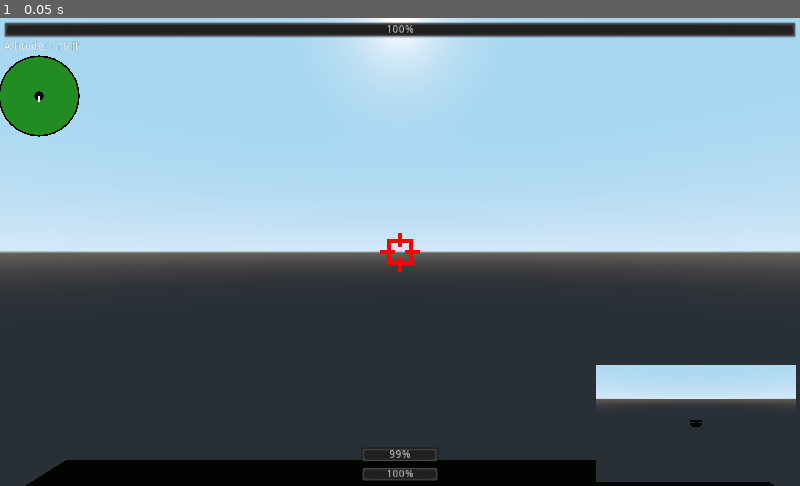
Above: before the commit, frame 1.
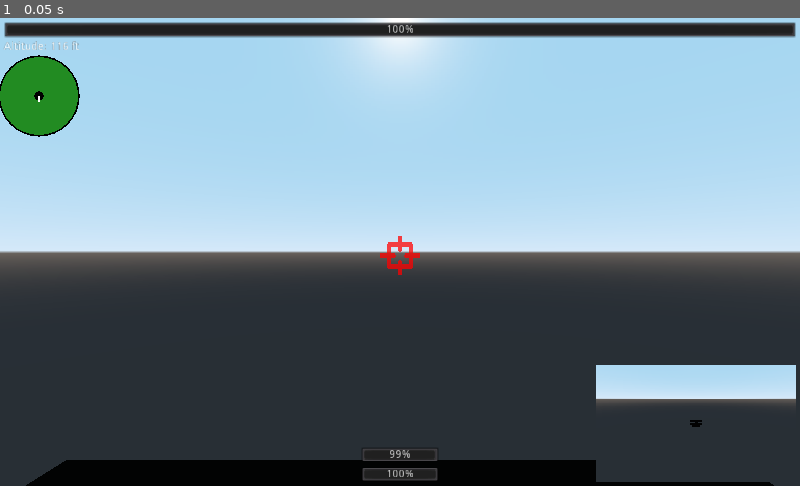
Above: after the commit, the same moment.

Repository: the-alex-g/Biplanes
Game: Godot game, scene res://Plane/PlaneHandler.tscn
Same seed, same stepped clock (60 frames per second), same inputs: the game is played once before the commit and once after it. This scene is started directly instead of the project's main scene.
Inputs:
- Up to frame 1 (0.05 s): no input

The runs differ from the first frame. In frame 1, 0.2% of the frame differs, in the area x 47-53%, y 45-55%.
Error before the commit: Division By Zero in operator '/'. (res://Plane/PlaneHandler.gd:53)
Error after the commit: Division By Zero in operator '/'. (res://Plane/PlaneHandler.gd:54)

Commit message:
Add firing range upgrade

Diff:
--- a/project/Plane/AutomatedPlane/AutomatedPlane.tscn
+++ b/project/Plane/AutomatedPlane/AutomatedPlane.tscn
@@ -5,7 +5,7 @@
 [ext_resource path="res://Plane/stripe_shader.gdshader" type="Shader" id=3]
 
 [sub_resource type="BoxShape" id=3]
-extents = Vector3( 1, 1, 4 )
+extents = Vector3( 1.5, 1, 4 )
 
 [sub_resource type="ShaderMaterial" id=6]
 shader = ExtResource( 3 )
@@ -26,7 +26,7 @@
 script = ExtResource( 2 )
 
 [node name="CollisionShape" type="CollisionShape" parent="."]
-transform = Transform( 1, 0, 0, 0, 1, 0, 0, 0, 1, 0, 1, 1 )
+transform = Transform( 1, 0, 0, 0, 1, 0, 0, 0, 1, 0, 0, 0.5 )
 shape = SubResource( 3 )
 
 [node name="Body" type="CSGMesh" parent="."]
--- a/project/Plane/Biplane.gd
+++ b/project/Plane/Biplane.gd
@@ -5,6 +5,7 @@
 signal update_health(value)
 signal update_ammo(value)
 signal dead(killer_id)
+signal can_hit(value)
 
 # turning speed in revolutions per second
 export var turn_speed := 1.0
@@ -22,6 +23,7 @@
 export var max_health := 60.0
 export var max_fuel := 120.0
 export var max_ammo := 20
+export var gun_range := 100.0 setget _set_range
 
 var _health := 60.0
 var _secs_fuel := 120.0
@@ -32,6 +34,7 @@
 var player_id := ""
 var color : Color setget _set_color
 var dead := false
+var range_finder := false
 
 onready var _reload_timer : Timer = $ReloadTimer
 
@@ -87,6 +90,9 @@
 			 randf() - 0.5
 		) * delta * 2
 
+	if range_finder:
+		emit_signal("can_hit", _check_range())
+
 
 func _calculate_rotation_inertia(yaw:float, pitch:float, delta:float)->void:
 	var percent_total_speed := _actual_speed / flight_speed
@@ -111,6 +117,13 @@
 #			_rotation_inertia.z = 0
 #	elif roll != 0 and abs(_rotation_inertia.z) < roll_speed:
 #		_rotation_inertia.z += roll * delta * accel_factor * percent_total_speed * roll_speed / turn_speed
+
+
+func _check_range()->bool:
+	for object in $Body/FiringCone.get_overlapping_bodies():
+		if object.has_method("damage"):
+			return true
+	return false
 
 
 func _shoot()->void:
@@ -190,6 +203,21 @@
 		"manuverability":
 			accel_factor *= 1.25
 			deaccel_factor *= 1.25
+		"range":
+			_set_range(gun_range + 10)
+
+
+func _set_range(value:float)->void:
+	gun_range = value
+	var spread := gun_range * 0.04
+	var shape := [
+		Vector3.ZERO,
+		Vector3(spread, gun_range, spread),
+		Vector3(-spread, gun_range, spread),
+		Vector3(-spread, gun_range, -spread),
+		Vector3(spread, gun_range, -spread)
+	]
+	$Body/FiringCone/CollisionShape.shape.points = shape
 
 
 func restart()->void:
--- a/project/Plane/Biplane.tscn
+++ b/project/Plane/Biplane.tscn
@@ -4,7 +4,7 @@
 [ext_resource path="res://Plane/Meshes/Biplane.obj" type="ArrayMesh" id=2]
 
 [sub_resource type="BoxShape" id=3]
-extents = Vector3( 1, 1, 4 )
+extents = Vector3( 1.75, 1, 4 )
 
 [sub_resource type="ConvexPolygonShape" id=2]
 points = PoolVector3Array( 0, 0, 0, 4, 100, -4, 4, 100, 4, -4, 100, 4, -4, 100, -4 )
@@ -18,10 +18,9 @@
 
 [node name="Biplane" type="KinematicBody"]
 script = ExtResource( 1 )
-gravity_mitigation = 0.0
 
 [node name="CollisionShape" type="CollisionShape" parent="."]
-transform = Transform( 1, 0, 0, 0, 1, 0, 0, 0, 1, 0, 1, 1 )
+transform = Transform( 1, 0, 0, 0, 1, 0, 0, 0, 1, 0, 0, 0.5 )
 shape = SubResource( 3 )
 
 [node name="Body" type="CSGMesh" parent="."]
--- a/project/Plane/HUDComponents/LevelUp.gd
+++ b/project/Plane/HUDComponents/LevelUp.gd
@@ -5,19 +5,20 @@
 signal upgrade(field)
 
 enum OptionSets {MAIN, ENGINES, GUNS, FRAME}
-enum ButtonMaps {A, B, X, Y}
 
+const BUTTON_MAPS := {"A":0, "B":1, "X":2, "Y":3, "Back":10}
 const UPGRADE_FIELDS := [
-	["Engines", "Guns", "Frame", "Launch"],
-	["speed", "fuel", "", "Back"],
-	["damage", "ammo", "reload", "Back"],
-	["health", "manuverability", "", "Back"],
+	["Engines", "Guns", "Frame", "", "Launch"],
+	["speed", "fuel", "", "", "Back"],
+	["damage", "ammo", "reload", "range", "Back"],
+	["health", "manuverability", "", "", "Back"],
 ]
 
 onready var option_text_1 : Label = $VBoxContainer/Option1/Text
 onready var option_text_2 : Label = $VBoxContainer/Option2/Text
 onready var option_text_3 : Label = $VBoxContainer/Option3/Text
 onready var option_text_4 : Label = $VBoxContainer/Option4/Text
+onready var option_text_5 : Label = $VBoxContainer/Option5/Text
 onready var resources_label : Label = $VBoxContainer/Label
 
 export var disabled := false
@@ -27,8 +28,8 @@
 var _menu : int = OptionSets.MAIN setget _set_menu
 var _costs := {
 	"speed":10, "fuel":10,
-	"damage":10, "ammo":10, "reload":5,
-	"health":15, "manuverability":10,
+	"damage":10, "ammo":10, "reload":5, "range":10,
+	"health":15, "manuverability":10, "new plane":-20
 }
 
 
@@ -46,45 +47,49 @@
 				match _menu:
 					OptionSets.MAIN:
 						match event.button_index:
-							ButtonMaps.A:
+							BUTTON_MAPS.A:
 								_set_menu(OptionSets.ENGINES)
-							ButtonMaps.X:
+							BUTTON_MAPS.X:
 								_set_menu(OptionSets.GUNS)
-							ButtonMaps.Y:
+							BUTTON_MAPS.Y:
 								_set_menu(OptionSets.FRAME)
-							ButtonMaps.B:
+							BUTTON_MAPS.Back:
 								emit_signal("launch")
 					OptionSets.ENGINES:
 						match event.button_index:
-							ButtonMaps.A:
+							BUTTON_MAPS.A:
 								_upgrade("speed")
-							ButtonMaps.X:
+							BUTTON_MAPS.X:
 								_upgrade("fuel")
-							ButtonMaps.B:
+							BUTTON_MAPS.Back:
 								_set_menu(OptionSets.MAIN)
 					OptionSets.GUNS:
 						match event.button_index:
-							ButtonMaps.A:
+							BUTTON_MAPS.A:
 								_upgrade("damage")
-							ButtonMaps.X:
+							BUTTON_MAPS.X:
 								_upgrade("ammo")
-							ButtonMaps.Y:
+							BUTTON_MAPS.Y:
 								_upgrade("reload")
-							ButtonMaps.B:
+							BUTTON_MAPS.B:
+								_upgrade("range")
+							BUTTON_MAPS.Back:
 								_set_menu(OptionSets.MAIN)
 					OptionSets.FRAME:
 						match event.button_index:
-							ButtonMaps.A:
+							BUTTON_MAPS.A:
 								_upgrade("health")
-							ButtonMaps.X:
+							BUTTON_MAPS.X:
 								_upgrade("manuverability")
-							ButtonMaps.B:
+							BUTTON_MAPS.Y:
+								_upgrade("new plane")
+							BUTTON_MAPS.Back:
 								_set_menu(OptionSets.MAIN)
 
 
 func _set_menu(value:int)->void:
 	_menu = value
-	for i in 4:
+	for i in 5:
 		var field_name : String = UPGRADE_FIELDS[value][i]
 		if field_name != "":
 			var text := field_name.capitalize()
@@ -98,11 +103,14 @@
 
 func _upgrade(field:String)->void:
 	var cost : int = _costs[field]
-	if resources >= cost:
-		_set_resources(resources - cost)
-		_costs[field] += 5
-		emit_signal("upgrade", field)
-		_set_menu(_menu)
+	if field != "":
+		if field == "new plane":
+			pass
+		elif resources >= cost:
+			_set_resources(resources - cost)
+			_costs[field] += 5
+			emit_signal("upgrade", field)
+			_set_menu(_menu)
 
 
 func _set_resources(value:int)->void:
--- a/project/Plane/HUDComponents/LevelUp.tscn
+++ b/project/Plane/HUDComponents/LevelUp.tscn
@@ -15,9 +15,13 @@
 atlas = ExtResource( 1 )
 region = Rect2( 32, 32, 32, 32 )
 
+[sub_resource type="AtlasTexture" id=5]
+atlas = ExtResource( 1 )
+region = Rect2( 0, 32, 32, 32 )
+
 [sub_resource type="AtlasTexture" id=4]
 atlas = ExtResource( 1 )
-region = Rect2( 0, 32, 32, 32 )
+region = Rect2( 0, 64, 32, 32 )
 
 [node name="LevelUp" type="Panel"]
 anchor_right = 1.0
@@ -105,3 +109,20 @@
 margin_right = 90.0
 margin_bottom = 23.0
 text = "LAUNCH"
+
+[node name="Option5" type="HBoxContainer" parent="VBoxContainer"]
+margin_top = 162.0
+margin_right = 90.0
+margin_bottom = 194.0
+
+[node name="Back" type="TextureRect" parent="VBoxContainer/Option5"]
+margin_right = 32.0
+margin_bottom = 32.0
+texture = SubResource( 4 )
+
+[node name="Text" type="Label" parent="VBoxContainer/Option5"]
+margin_left = 36.0
+margin_top = 9.0
+margin_right = 90.0
+margin_bottom = 23.0
+text = "LAUNCH"
--- a/project/Plane/HUDComponents/PlaneHUD.gd
+++ b/project/Plane/HUDComponents/PlaneHUD.gd
@@ -80,3 +80,10 @@
 
 func _on_PlaneHandler_update_kills(value:int)->void:
 	_kills = value
+
+
+func _on_PlaneHandler_can_hit(value:bool)->void:
+	if value:
+		$Control/FiringRing.modulate = Color(0, 1, 0, 0.75)
+	else:
+		$Control/FiringRing.modulate = Color(1, 0, 0, 0.75)
--- a/project/Plane/HUDComponents/PlaneHUD.tscn
+++ b/project/Plane/HUDComponents/PlaneHUD.tscn
@@ -66,15 +66,16 @@
 margin_bottom = 14.0
 text = "Altitude: "
 
-[node name="TextureRect" type="TextureRect" parent="Control"]
+[node name="FiringRing" type="TextureRect" parent="Control"]
+modulate = Color( 1, 0, 0, 0.741176 )
 anchor_left = 0.5
 anchor_top = 0.5
 anchor_right = 0.5
 anchor_bottom = 0.5
 margin_left = -25.0
-margin_top = -25.0
+margin_top = -20.0
 margin_right = 25.0
-margin_bottom = 25.0
+margin_bottom = 30.0
 texture = ExtResource( 2 )
 stretch_mode = 1
 
--- a/project/Plane/PlaneHandler.gd
+++ b/project/Plane/PlaneHandler.gd
@@ -11,6 +11,7 @@
 signal upgrade(field_name)
 signal update_kills(value)
 signal setup_plane(id)
+signal can_hit(value)
 
 export var camera_distance_from_plane := 50.0
 export var camera_vertical_offset := 15.0
@@ -107,3 +108,7 @@
 	_relocate_plane_to_start()
 	kills = 0
 	_plane.restart()
+
+
+func _on_Biplane_can_hit(value:bool)->void:
+	emit_signal("can_hit", value)
--- a/project/Plane/PlaneHandler.tscn
+++ b/project/Plane/PlaneHandler.tscn
@@ -20,6 +20,7 @@
 
 [node name="PlaneHUD" parent="." instance=ExtResource( 3 )]
 
+[connection signal="can_hit" from="." to="PlaneHUD" method="_on_PlaneHandler_can_hit"]
 [connection signal="plane_down" from="." to="PlaneHUD" method="_on_PlaneHandler_plane_down"]
 [connection signal="setup_plane" from="." to="PlaneHUD" method="_on_PlaneHandler_setup_plane"]
 [connection signal="update_altitude" from="." to="PlaneHUD" method="_on_PlaneHandler_update_altitude"]
@@ -30,6 +31,7 @@
 [connection signal="update_pilot_view" from="." to="PlaneHUD" method="_on_PlaneHandler_update_pilot_view"]
 [connection signal="update_radar" from="." to="PlaneHUD" method="_on_PlaneHandler_update_radar"]
 [connection signal="upgrade" from="." to="Biplane" method="_on_PlaneHandler_upgrade"]
+[connection signal="can_hit" from="Biplane" to="." method="_on_Biplane_can_hit"]
 [connection signal="dead" from="Biplane" to="." method="_on_Biplane_dead"]
 [connection signal="update_ammo" from="Biplane" to="." method="_on_Biplane_update_ammo"]
 [connection signal="update_fuel" from="Biplane" to="." method="_on_Biplane_update_fuel"]
Binary file changed: project/Plane/FiringRing.png
Binary file changed: project/Plane/HUDComponents/ControllerButtons.png
Not shown: 2 places in project/Plane/HUDComponents/LevelUp.tscn that only renumber resources
Not shown, changed: raw_files/ControllerButtons.piskel
Not shown, added: raw_files/FiringRing.piskel
